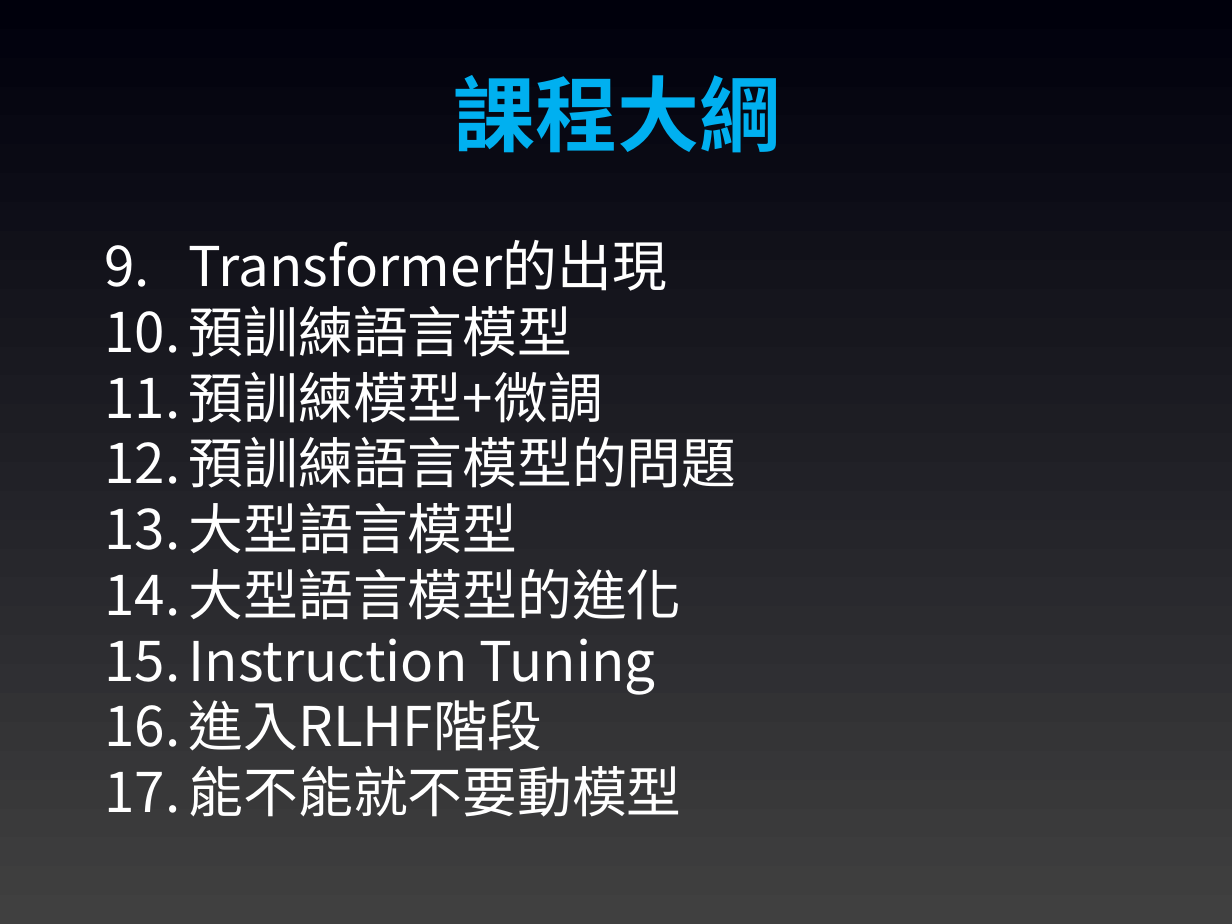
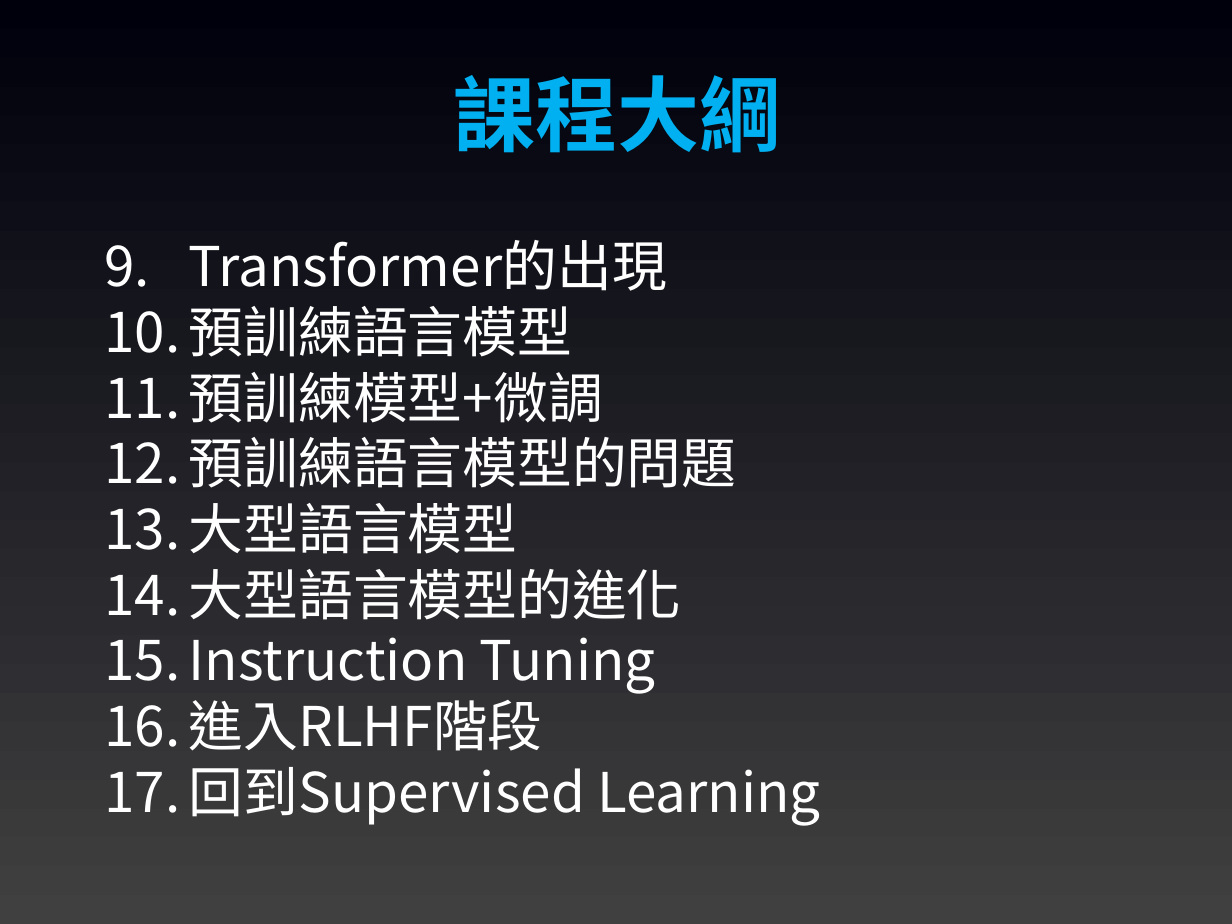
Before and after one commit to joshhu/mustllm2024, a slide deck: slide 3 of Slides/Week01/00：課程大綱.pptx. Drawn at 1232x924 pixels with LibreOffice and Linux fonts; fonts in the diff are those of the drawing. Boxes give left, top, right and bottom in pixels: in the first picture for what was removed or moved away, otherwise in the second. Text is boxed around its words. In the diff, an @@ line names an element or a change of style, - is before the commit and + after.

```diff
--- a/Slides/Week01/00：課程大綱.pptx
+++ b/Slides/Week01/00：課程大綱.pptx
@@ text at <box>189,767,820,826</box>: text changed @@
-17. 能不能就不要動模型
+17. 回到Supervised Learning
```
Also in this commit, not shown: 1 slide added, 1 slide removed, 14 other files.
